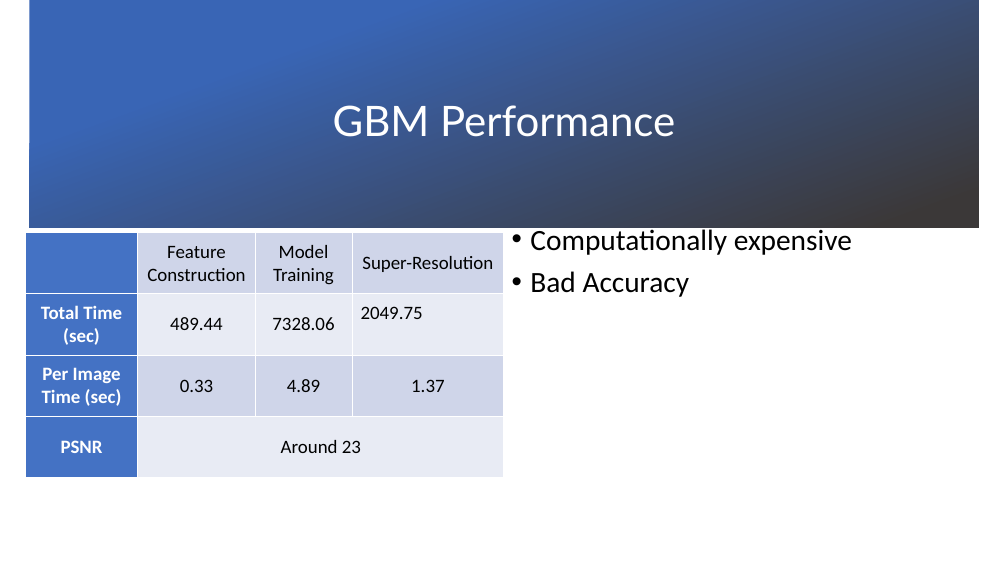
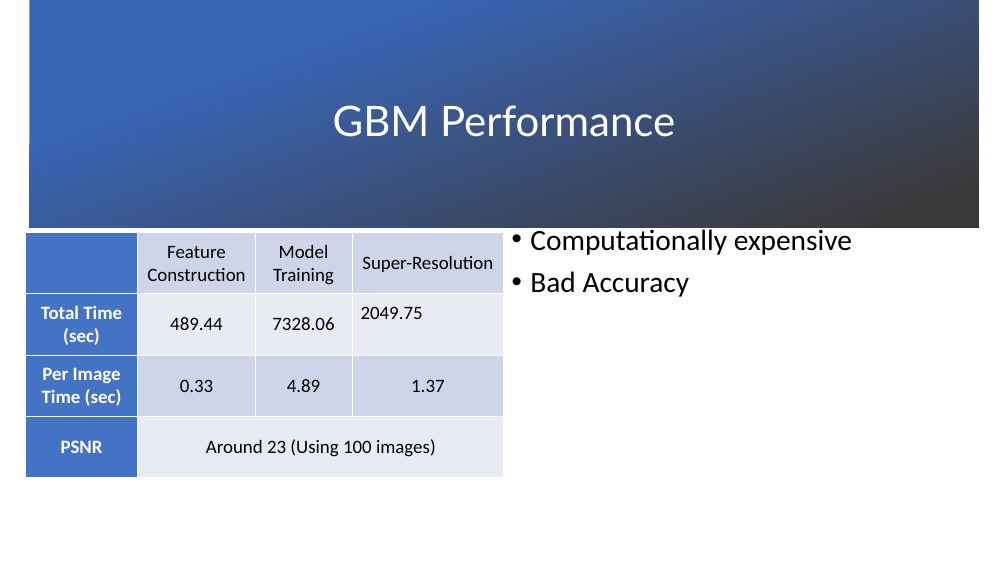
Before and after one commit to TZstatsADS/Spring2019-Proj3-grp11, a slide deck: slide 6 of doc/Presentation/PPT Yiyang Zeng.pptx. Drawn at 1008x567 pixels with LibreOffice and Linux fonts; fonts in the diff are those of the drawing; background and template pictures are left out. Boxes give left, top, right and bottom in pixels: in the first picture for what was removed or moved away, otherwise in the second. Text is boxed around its words. In the diff, an @@ line names an element or a change of style, - is before the commit and + after.

```diff
--- a/doc/Presentation/PPT Yiyang Zeng.pptx
+++ b/doc/Presentation/PPT Yiyang Zeng.pptx
@@ table at [25, 233, 504, 478] @@
-row 4, column 2: Around 23
+row 4, column 2: Around 23 (Using 100 images)
```
